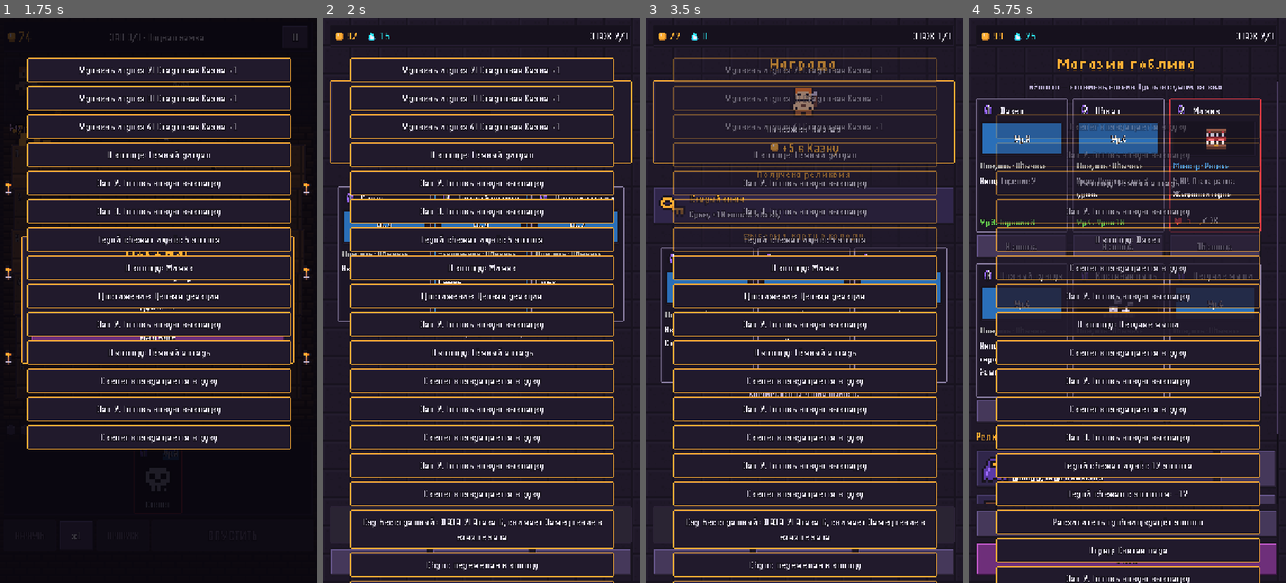
Above: before the commit, frames 1-4 (left to right).
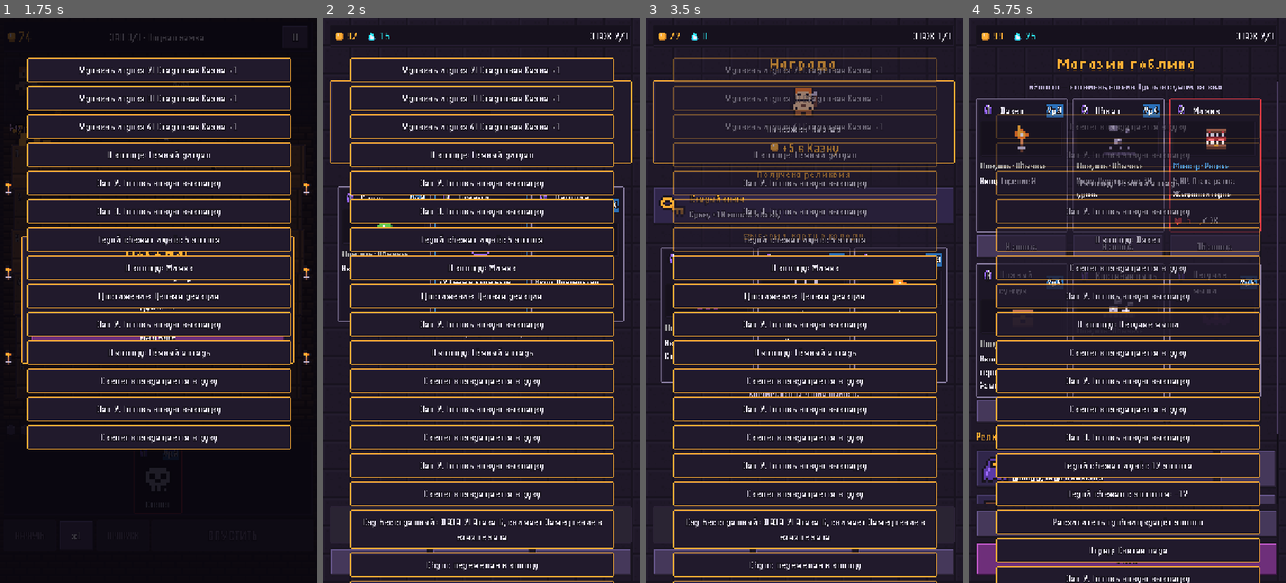
Above: after the commit, the same moments.

Repository: evgengoldwar/NeonPrime
Game: Godot game, scene res://tools/smoke_test.tscn
The game is run twice, just before and just after one commit, with the same random seed, the same clock (stepped at 60 frames per second) and the same inputs. This scene is started directly instead of the project's main scene.
Inputs (mouse positions are in pixels of both pictures, inside the frame that each line leads up to):
- Up to frame 1 (1.75 s): click (294, 40) at 0.52 s; click "+" at 1.25 s
- Up to frame 2 (2 s): no input
- Up to frame 3 (3.5 s): click "+" at 2 s; click "<" at 2.75 s
- Up to frame 4 (5.75 s): click ">" at 3.5 s; click "−" at 4.25 s; click "Продолжить забег" at 5 s

Frame 1 is identical in both runs. In frame 2, 0.9% of the frame differs, in the area x 6-94%, y 31-47%; in frame 3, 0.7%; in frame 4, 5.4%, in the area x 3-91%, y 15-66%.

Commit message:
Уровень карты: значок у названия вместо картинки, числа в тексте с учётом уровня
Co-Authored-By: Claude Opus 5.5 <noreply@anthropic.com>
Claude-Session: https://claude.ai/code/session_01CBXFTShUYY1UPBHpFGh8b6

Diff:
--- a/scripts/core/data.gd
+++ b/scripts/core/data.gd
@@ -166,7 +166,67 @@
 	return cards.get(id, {}).get("name", id) + ("+" if up else "")
 
 
-func card_text(id: String, up: bool = false) -> String:
+## Текст карты. С уровнем выше 1 числа в тексте уже усилены: «Яд 4» → «Яд 5».
+func card_text(id: String, up: bool = false, lvl: int = 1) -> String:
+	var t := _base_text(id, up)
+	if lvl <= 1:
+		return t
+	var rest := []
+	for ch in _level_pairs(cdef(id, up, 1), cdef(id, up, lvl)):
+		var swapped := _swap_num(t, int(ch[1]), int(ch[2]), NUM_WORDS.get(ch[0], []))
+		if swapped == "" and not ch[0] in ["hp", "atk"]:   # HP и Атака видны на значках монстра
+			rest.append("%s %d" % [ACTION_NAMES.get(ch[0], ch[0]), int(ch[2])])
+		elif swapped != "":
+			t = swapped
+	if not rest.is_empty():
+		t += "\n(Ур.%d: %s)" % [lvl, ", ".join(rest)]
+	return t
+
+
+## Слова, рядом с которыми в тексте карты стоит число этого параметра.
+const NUM_WORDS := {
+	"damage": ["урона", "Засада"], "poison": ["Яд"], "burn": ["Горение"], "curse": ["Проклятие"],
+	"greed": ["Жадность героя", "Жадность"], "gold": ["золота"], "monsters_hp": ["HP"],
+	"hp": ["HP"], "atk": ["Атака"], "dark_altar": ["урона"], "cauldron": ["золота"],
+}
+
+
+## Пары [параметр, было, стало] для чисел, которые поменял уровень.
+func _level_pairs(a: Dictionary, b: Dictionary) -> Array:
+	var out := []
+	for k in ["hp", "atk"]:
+		if a.has(k) and a.get(k) != b.get(k):
+			out.append([k, int(a[k]), int(b[k])])
+	var sp: String = a.get("special", "")
+	if sp in ["dark_altar", "cauldron"] and a.get("p") != b.get("p"):
+		out.append([sp, int(a.p), int(b.p)])
+	for key in ["enter", "exit", "aura", "play", "on_hit", "ambush", "death"]:
+		var la: Array = a.get(key, [])
+		var lb: Array = b.get(key, [])
+		for i in mini(la.size(), lb.size()):
+			if la[i].get("a") == lb[i].get("a") and la[i].get("n") != lb[i].get("n"):
+				out.append([la[i].a, int(la[i].get("n", 0)), int(lb[i].get("n", 0))])
+	return out
+
+
+## Заменяет первое число old рядом с одним из слов на new. "" — не нашлось.
+func _swap_num(text: String, old: int, new: int, words: Array) -> String:
+	var o := str(old)
+	for w in words:
+		for pat in [w + " " + o, w + " +" + o, o + " " + w, "+" + o + " " + w]:
+			var pt: String = pat
+			var i := text.find(pt)
+			while i >= 0:
+				var before_ok := i == 0 or not text[i - 1].is_valid_int() or not pt[0].is_valid_int()
+				var end := i + pt.length()
+				var after_ok := end >= text.length() or not text[end].is_valid_int() or not pt[pt.length() - 1].is_valid_int()
+				if before_ok and after_ok:
+					return text.substr(0, i) + pt.replace(o, str(new)) + text.substr(end)
+				i = text.find(pt, i + 1)
+	return ""
+
+
+func _base_text(id: String, up: bool) -> String:
 	var c: Dictionary = cards.get(id, {})
 	if up and c.get("text_up", "") != "":
 		var t: String = c.text_up
@@ -203,17 +263,6 @@
 ## Что даёт следующий уровень коллекции: «Урон: 3 → 4».
 func level_changes(id: String, from_lvl: int, to_lvl: int) -> Array:
 	return def_changes(cdef(id, false, from_lvl), cdef(id, false, to_lvl))
-
-
-## Короткая сводка силы карты на уровне: «Урон 4 · HP 8».
-func level_summary(id: String, up: bool, lvl: int) -> String:
-	if lvl <= 1:
-		return ""
-	var parts := []
-	for line in def_changes(cdef(id, up, 1), cdef(id, up, lvl)):
-		var s: String = line
-		parts.append(s.split(":")[0] + " " + s.split("→ ")[-1])
-	return " · ".join(parts)
 
 
 func _same_shape(a: Dictionary, b: Dictionary) -> bool:
--- a/scripts/screens/battle.gd
+++ b/scripts/screens/battle.gd
@@ -381,7 +381,7 @@
 	elif "permanent" in d.kw:
 		tag = "ПОСТОЯННАЯ"
 	v.add_child(UI.label(name_text, 24, UI.GREEN if up else UI.TEXT, HORIZONTAL_ALIGNMENT_LEFT, false))
-	var txt := UI.label(tag if tag != "" else Data.card_text(c.id, up).split("\n")[0], 16, UI.GOLD if tag != "" else UI.DIM)
+	var txt := UI.label(tag if tag != "" else Data.card_text(c.id, up, b.card_lvl(c)).split("\n")[0], 16, UI.GOLD if tag != "" else UI.DIM)
 	txt.clip_text = true
 	txt.autowrap_mode = TextServer.AUTOWRAP_OFF
 	txt.custom_minimum_size = Vector2(160, 0)
@@ -454,7 +454,7 @@
 		hint.add_theme_color_override("font_color", UI.GOLD)
 	elif selected >= 0 and selected < b.hand.size():
 		var c = b.hand[selected]
-		text = Data.card_text(c.id, b.card_up(c)).split("\n")[0]
+		text = Data.card_text(c.id, b.card_up(c), b.card_lvl(c)).split("\n")[0]
 		hint.add_theme_color_override("font_color", UI.TEXT)
 	elif b.phase == "prep":
 		text = "Тяни карты на клетки. Удержи — описание"
--- a/scripts/ui/ui.gd
+++ b/scripts/ui/ui.gd
@@ -429,27 +429,24 @@
 	nm.size_flags_horizontal = Control.SIZE_EXPAND_FILL
 	nm.vertical_alignment = VERTICAL_ALIGNMENT_CENTER
 	top.add_child(nm)
+	if lvl > 1:
+		var lb := level_badge(lvl, 16)
+		lb.size_flags_vertical = Control.SIZE_SHRINK_CENTER
+		top.add_child(lb)
 	var art := framed("panel_dark", 4)
 	art.add_child(center(card_icon(id, 6 if w >= 190 else 5)))
 	v.add_child(art)
-	if lvl > 1:
-		var lb := level_badge(lvl, 16)
-		lb.position = Vector2(w - 70, 4)
-		art.add_child(lb)
 	v.add_child(label("%s · %s" % [Data.TYPE_NAMES.get(d.type, ""), Data.RARITY_NAMES.get(d.rarity, "")], 16, Data.RARITY_COLORS.get(d.rarity, DIM)))
-	var txt := label(Data.card_text(id, up), 16, TEXT)
+	var txt := label(Data.card_text(id, up, lvl), 16, TEXT)
 	txt.size_flags_vertical = Control.SIZE_EXPAND_FILL
 	v.add_child(txt)
-	var summary: String = Data.level_summary(id, up, lvl)
-	if summary != "" and d.type != "monster":
-		v.add_child(label("Ур.%d: %s" % [lvl, summary], 16, GREEN))
 	if d.type == "monster":
 		var sh := hbox(16)
 		sh.add_child(stat("heart", str(int(d.get("hp", 0))), RED))
 		sh.add_child(stat("sword", "Ж" if d.get("special", "") == "mimic" else str(int(d.get("atk", 0))), TEXT))
 		v.add_child(sh)
 	ignore_mouse(p)
-	p.tooltip_text = Data.card_name(id, up) + "\n" + Data.card_text(id, up)
+	p.tooltip_text = Data.card_name(id, up) + "\n" + Data.card_text(id, up, lvl)
 	return p
 
 
